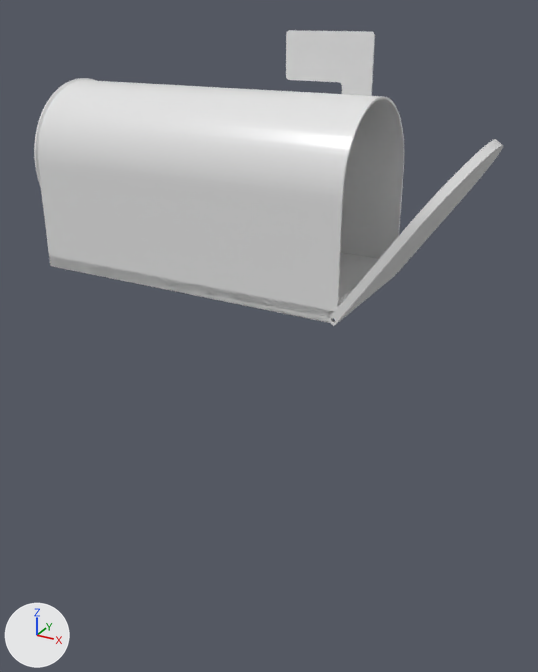
A saved change to the OBJ model model/project_models/mailbox.obj.
Both versions are drawn from a 50 mm camera at (0.942, -0.914, 1.393) aimed at (0.349, 0.165, 0.854). Arrows for +X, +Y and +Z are at lower left; the lights stay in place. Where no turn or scale is listed for an object, it has been applied to the vertices. Vertices at the same position are counted once.

In view in the first picture: 'Mailbox'.
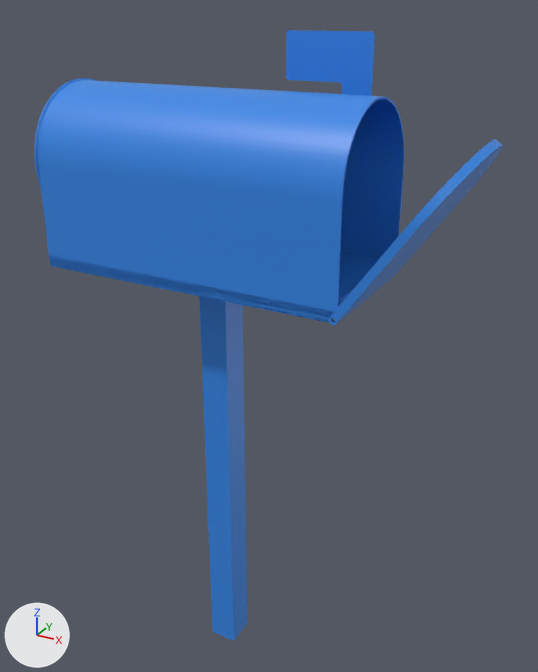
The newer file is also turned or shifted as a whole; pictures and numbers use the older file's frame.

Pixel boxes [x1, y1, x2, y2] of what changed, in the pictures (538 x 672 px):
'Mailbox', reshaped (106% taller)
    before: [34, 30, 503, 326]
    after: [34, 30, 503, 641]
part 1 of me_mailbox, added (blue)
    after: [199, 296, 248, 641]
part 2 of me_mailbox, recoloured (white to blue)
    both: [34, 30, 503, 326]

The change in detail:
Material 'Material.001' (mat_material_001) is new.
Its base color is (0.0333, 0.242, 0.8) (blue #3387e7).
Its roughness is 0.431.
me_mailbox is used by ob_mailbox; location (0.0, 0.0, 0.0).
me_mailbox had 2892 vertices, 5958 faces and spanned x -0.003..0.723, y -0.003..0.254, z 0.975..1.361.
me_mailbox now has 2900 vertices, 5964 faces and spans x -0.003..0.723, y -0.003..0.254, z 0.166..1.361.
me_mailbox part 1: a new loose piece, a box spanning x 0.25..0.303, y 0.094..0.151, z 0.166..1.0, in mat_material_001 (blue #3387e7).
me_mailbox part 2: 5958 faces spanning x -0.003..0.723, y -0.003..0.254, z 0.975..1.361 switch from mat_none (white #e7e7e7) to mat_material_001 (blue #3387e7).
